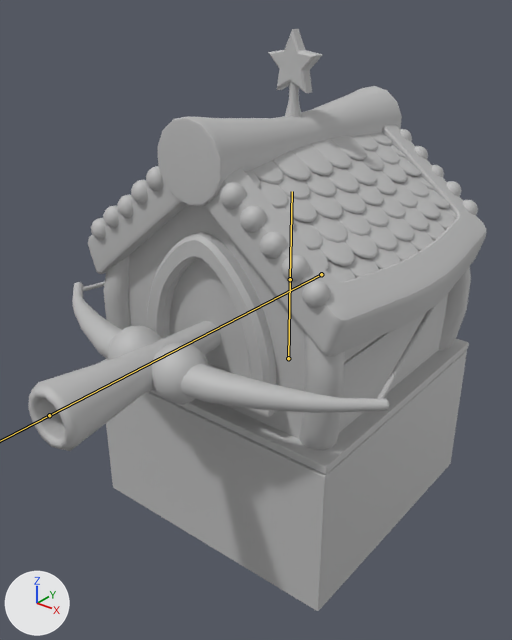
Before and after pictures for a commit that changed the FBX model _UNITY/G1_TD_Santower_Project/Assets/TD/Models_Sprites/Towers/Ground+/TowerGroundPlus.fbx.
One viewpoint serves both versions: a 50 mm lens placed at (4.26, -5.94, 4.04), pointed at (0.14, -0.79, 0.85). Every picture has the same lights, and +X, +Y and +Z are marked at lower left. The bones that bend it are drawn over the model as lines.

Objects in the first picture: 'pasted__polySurface1425', 'pasted__polySurface1577', 'pasted__polySurface1582'.
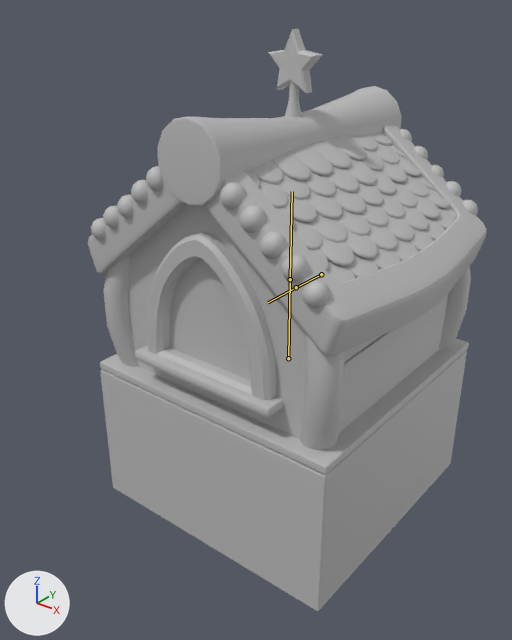
The newer file adds an action. The first version stands in its rest pose; the second is drawn at frame 15 of the action 'Cannon|Cannon_Die'.

Changed parts and their boxes [x1, y1, x2, y2] in the pictures (512 x 640 px):
```json
{"object": "pasted__polySurface1425", "change": "posed", "before": [28, 282, 436, 451], "on screen": "not visible afterwards"}
{"bone": "CanonBase", "before": "(321, 274) to (49, 415)", "after": "(321, 274) to (296, 287)"}
```

The change, as JSON lines over the scene's bpy script:
```json
{"block": "bone_canonbase", "where": "bone_canonbase = bpy.data.objects['Cannon'].pose.bones['CanonBase']"}
{"op": "set", "path": "bone_canonbase.scale", "old": "(1.0, 1.0, 1.0)", "new": "(0.13, 0.13, 0.13)"}
```
